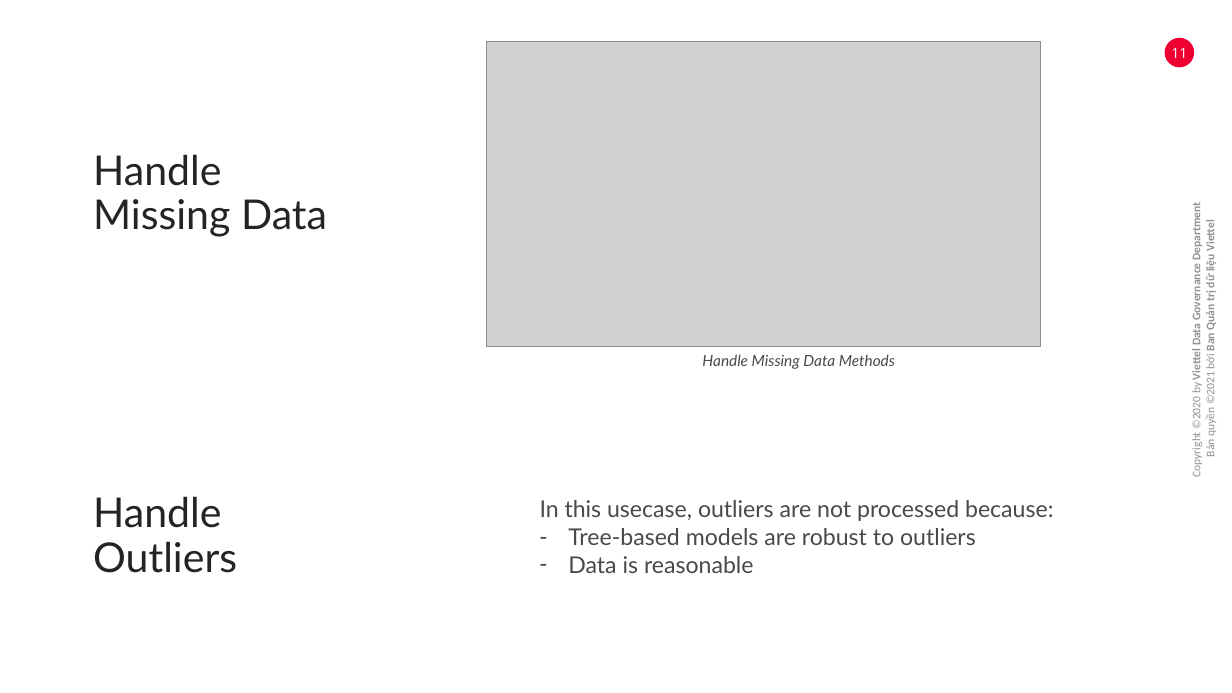
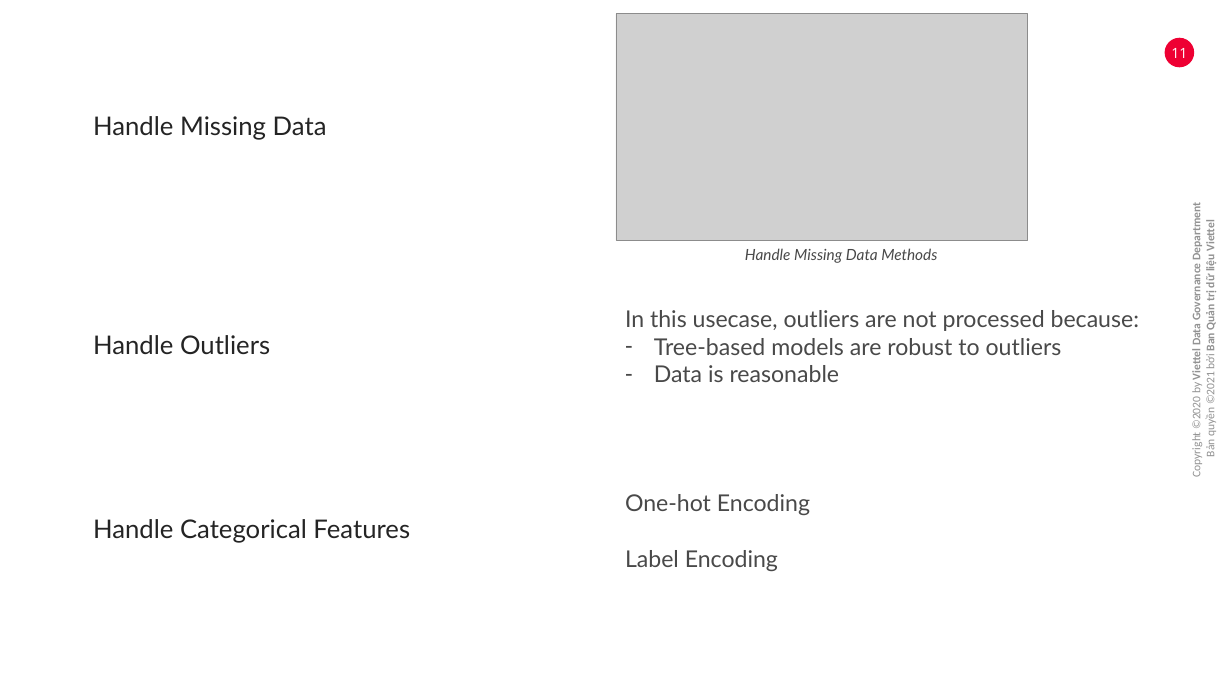
Before and after one commit to KieuSonTung/BankFraudDetection, a slide deck: slide 11 of docs/DemoBank_Slide.pptx. Drawn at 1232x693 pixels with LibreOffice and Linux fonts; fonts in the diff are those of the drawing; grey boxes stand for pictures; background and template pictures are left out. Boxes give left, top, right and bottom in pixels: in the first picture for what was removed or moved away, otherwise in the second. Text is boxed around its words. In the diff, an @@ line names an element or a change of style, - is before the commit and + after.

Commit message:
Update slide

```diff
--- a/docs/DemoBank_Slide.pptx
+++ b/docs/DemoBank_Slide.pptx
@@ picture: place and size @@
-picture at bbox=[486, 42, 1040, 347]
+picture at bbox=[616, 14, 1029, 240]
@@ text "Handle Missing Data": place and size @@
-text "Handle Missing Data" at bbox=[93, 154, 327, 237]
+text "Handle Missing Data" at bbox=[93, 116, 327, 140]
@@ text "Handle Missing Data" at bbox=[93, 116, 327, 140]: size 32 to 20 pt @@
@@ text "Handle Missing Data Methods": place and size @@
-text "Handle Missing Data Methods" at bbox=[702, 354, 895, 369]
+text "Handle Missing Data Methods" at bbox=[745, 248, 937, 263]
@@ text "Handle Outliers" at bbox=[93, 335, 270, 354]: size 32 to 20 pt @@
@@ text "Handle Outliers": place and size @@
-text "Handle Outliers" at bbox=[93, 496, 237, 573]
+text "Handle Outliers" at bbox=[93, 335, 270, 354]
@@ text "In this usecase, outliers are ...": place and size @@
-text "In this usecase, outliers are ..." at bbox=[540, 500, 1053, 573]
+text "In this usecase, outliers are ..." at bbox=[625, 310, 1139, 382]
@@ text added at bbox=[625, 494, 810, 571], 18 pt, text #494949 @@
+One-hot Encoding
+Label Encoding
@@ text added at bbox=[93, 519, 410, 543], 20 pt, text #242424 @@
+Handle Categorical Features
```
Also in this commit, not shown: 2 other slides changed, 1 slide removed.
